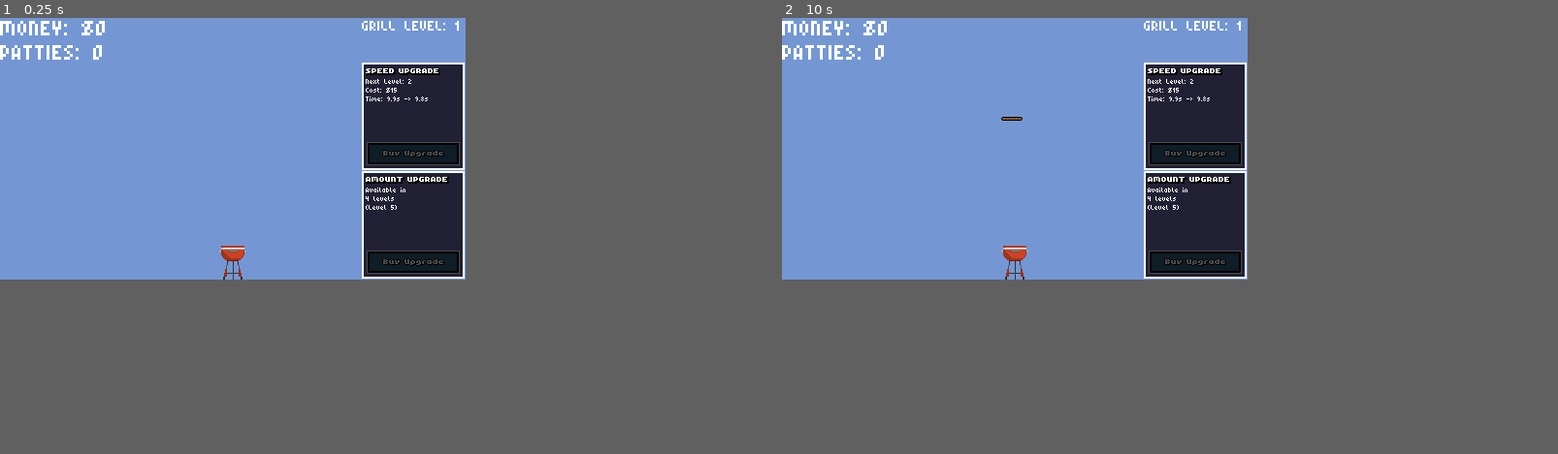
Above: before the commit, frames 1-2 (left to right).
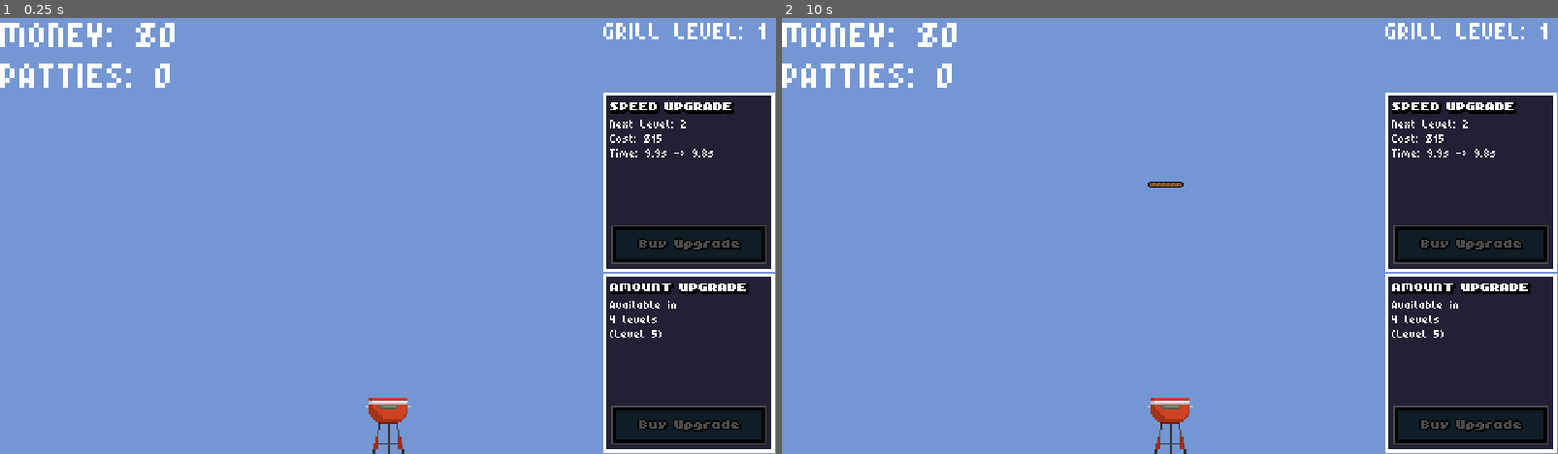
Above: after the commit, the same moments.

Repository: FinochioM/ItShouldBeAGoodGame
Game: Godot game, scene res://Scenes/main_scene.tscn
Same seed, same stepped clock (60 frames per second), same inputs: the game is played once before the commit and once after it.
Inputs:
- Up to frame 1 (0.25 s): no input
- Up to frame 2 (10 s): tap Enter at 0.5, 2, 3.5 s; tap Space at 1.25, 2.75, 4.25 s
In our replay, the window is 480x270 before the commit and 800x450 after it. These sizes can differ from the game's own. Grey fills any space a smaller window leaves; there, only what the larger window draws over its background counts as a difference.

The runs differ from the first frame. In frame 1, 27% of the frame differs, in the area x 0-100%, y 0-100%; in frame 2, 27%.

Commit message:
changed physics ticks and added window size override

Diff:
--- a/itsgonnabeagoodgame/Scenes/main_scene.tscn
+++ b/itsgonnabeagoodgame/Scenes/main_scene.tscn
@@ -11,7 +11,7 @@
 [ext_resource type="Texture2D" uid="uid://bni5gn2u4yndl" path="res://Textures/upgrade_grill_button_disabled.png" id="8_57rwp"]
 
 [sub_resource type="RectangleShape2D" id="RectangleShape2D_r0scy"]
-size = Vector2(24, 4)
+size = Vector2(24, 10)
 
 [sub_resource type="LabelSettings" id="LabelSettings_1xgt8"]
 line_spacing = 1.0
@@ -62,7 +62,7 @@
 texture = ExtResource("2_q1ic5")
 
 [node name="CollisionShape2D" type="CollisionShape2D" parent="Grill"]
-position = Vector2(0, -15)
+position = Vector2(0, -12)
 shape = SubResource("RectangleShape2D_r0scy")
 
 [node name="UI" type="CanvasLayer" parent="."]
--- a/itsgonnabeagoodgame/Scenes/patty.tscn
+++ b/itsgonnabeagoodgame/Scenes/patty.tscn
@@ -7,7 +7,6 @@
 size = Vector2(22, 4)
 
 [node name="Patty" type="RigidBody2D"]
-continuous_cd = 1
 script = ExtResource("1_tqht5")
 
 [node name="Sprite2D" type="Sprite2D" parent="."]
--- a/itsgonnabeagoodgame/project.godot
+++ b/itsgonnabeagoodgame/project.godot
@@ -19,8 +19,14 @@
 
 window/size/viewport_width=480
 window/size/viewport_height=270
+window/size/window_width_override=1280
+window/size/window_height_override=720
 window/stretch/mode="viewport"
 window/stretch/aspect="ignore"
+
+[physics]
+
+common/physics_ticks_per_second=180
 
 [rendering]
 
